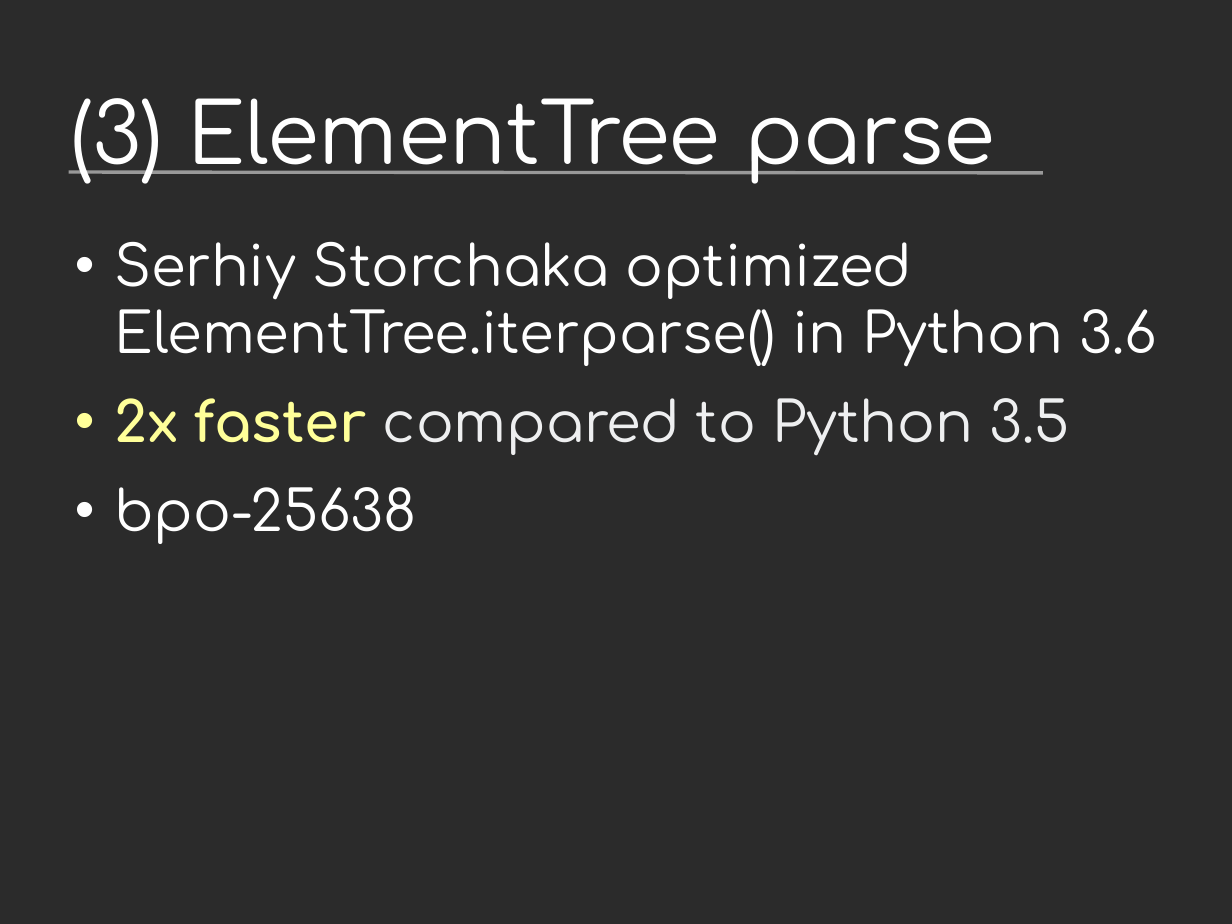
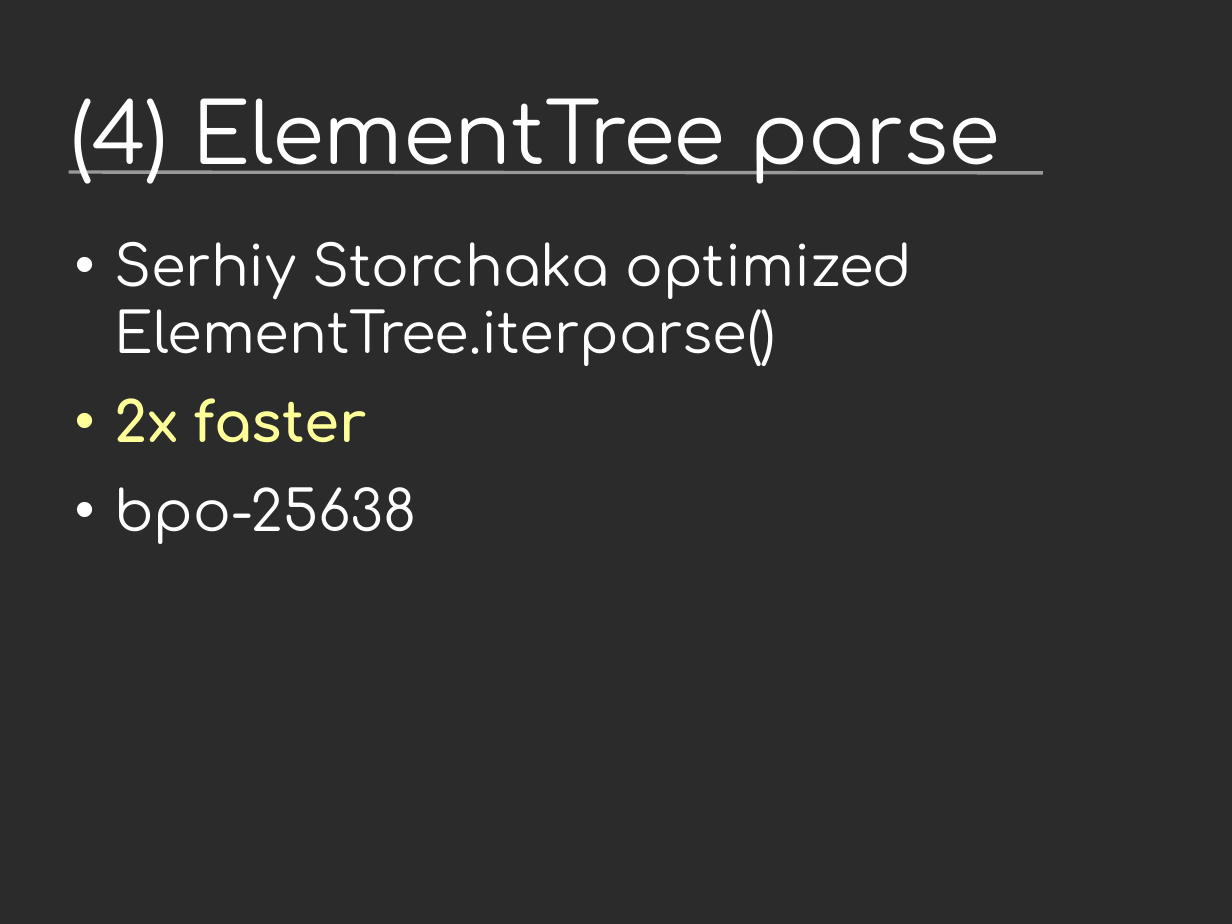
Before and after one commit to vstinner/talks, a slide deck: slide 20 of 2017-PyconUS/python36_opt.odp (slide 17 before the commit). Drawn at 1232x924 pixels with LibreOffice and Linux fonts; fonts in the diff are those of the drawing; background and template pictures are left out; a plain dark background stands for a picture behind light text. Boxes give left, top, right and bottom in pixels: in the first picture for what was removed or moved away, otherwise in the second. Text is boxed around its words. In the diff, an @@ line names an element or a change of style, - is before the commit and + after.

```diff
--- a/2017-PyconUS/python36_opt.odp
+++ b/2017-PyconUS/python36_opt.odp
@@ title at bbox=[71, 98, 1000, 184]: text changed @@
-(3) ElementTree parse
+(4) ElementTree parse
@@ text at bbox=[114, 242, 912, 443]: text changed @@
-• Serhiy Storchaka optimized ElementTree.iterparse() in Python 3.6
-• 2x faster compared to Python 3.5
+• Serhiy Storchaka optimized ElementTree.iterparse()
+• 2x faster
```
Also in this commit, not shown: 18 other slides changed, 9 slides added, 1 other file.
